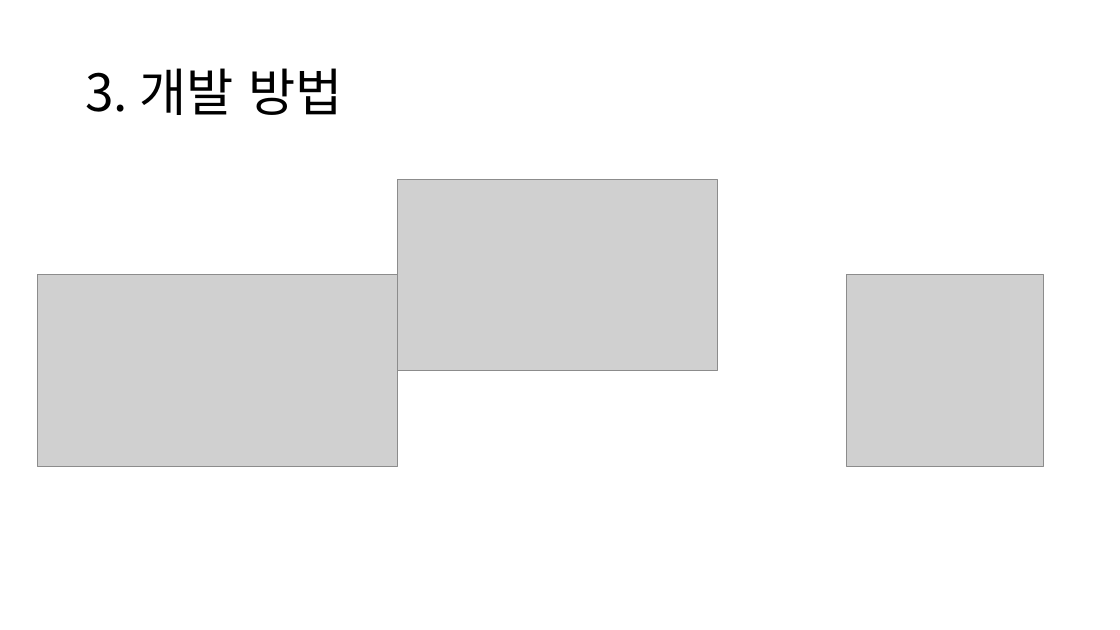
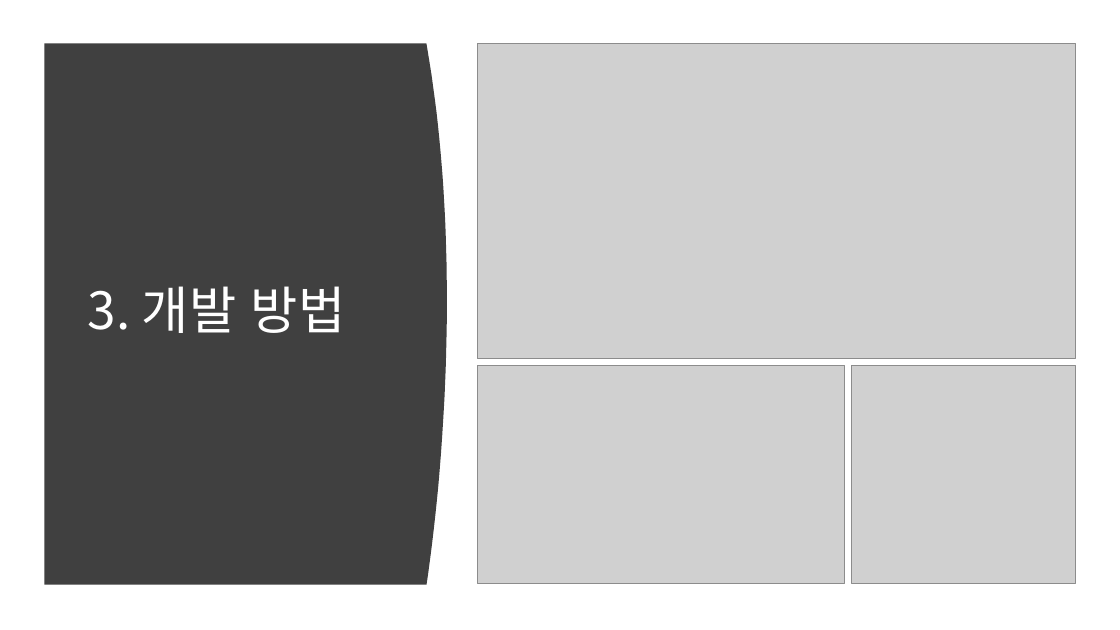
Before and after one commit to KimHwiSu/Interface, a slide deck: slide 4 of 게임인터페이스설계.pptx. Drawn at 1120x630 pixels with LibreOffice and Linux fonts; fonts in the diff are those of the drawing; grey boxes stand for pictures. Boxes give left, top, right and bottom in pixels: in the first picture for what was removed or moved away, otherwise in the second. Text is boxed around its words. In the diff, an @@ line names an element or a change of style, - is before the commit and + after.

```diff
--- a/게임인터페이스설계.pptx
+++ b/게임인터페이스설계.pptx
@@ freeform shape added at [45, 44, 447, 585], fill #404040 @@
@@ picture: place and size @@
-picture at [38, 275, 398, 466]
+picture at [477, 44, 1075, 359]
@@ title "3. 개발 방법": place and size @@
-title "3. 개발 방법" at [85, 68, 343, 115]
+title "3. 개발 방법" at [88, 286, 345, 333]
@@ title "3. 개발 방법" at [88, 286, 345, 333]: text colour #000000 to #FFFFFF @@
@@ picture: place and size @@
-picture at [397, 179, 717, 371]
+picture at [477, 365, 845, 584]
@@ picture: place and size @@
-picture at [847, 275, 1044, 466]
+picture at [852, 365, 1076, 584]
```
Also in this commit, not shown: 5 other slides changed, 8 other files.
